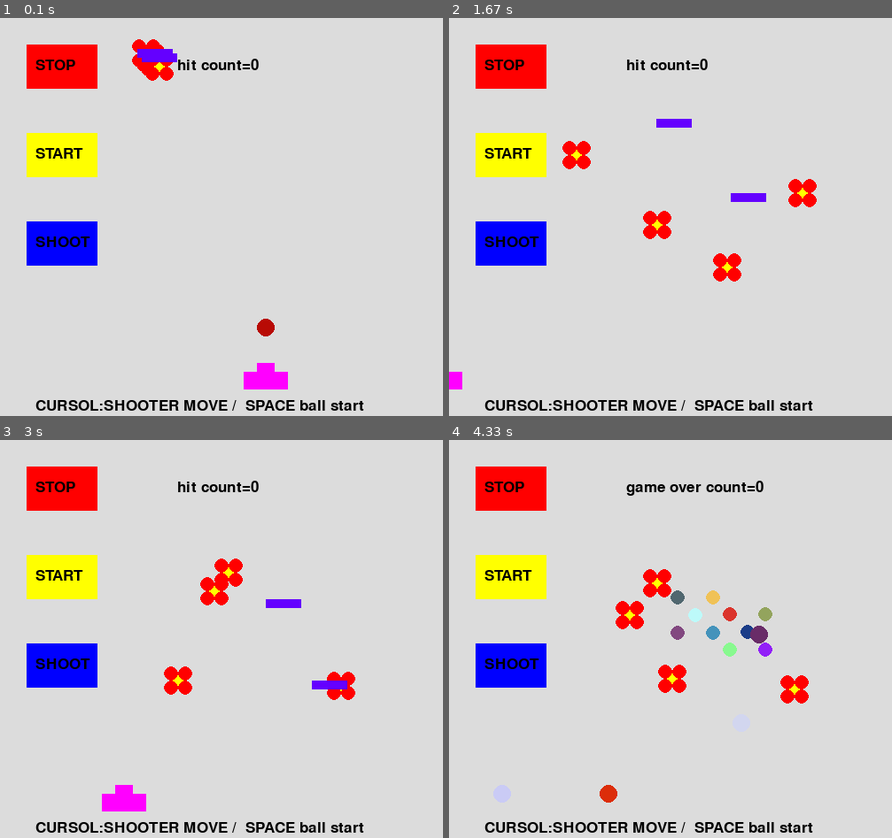
Above: before the commit, frames 1-4 (two rows, left to right).
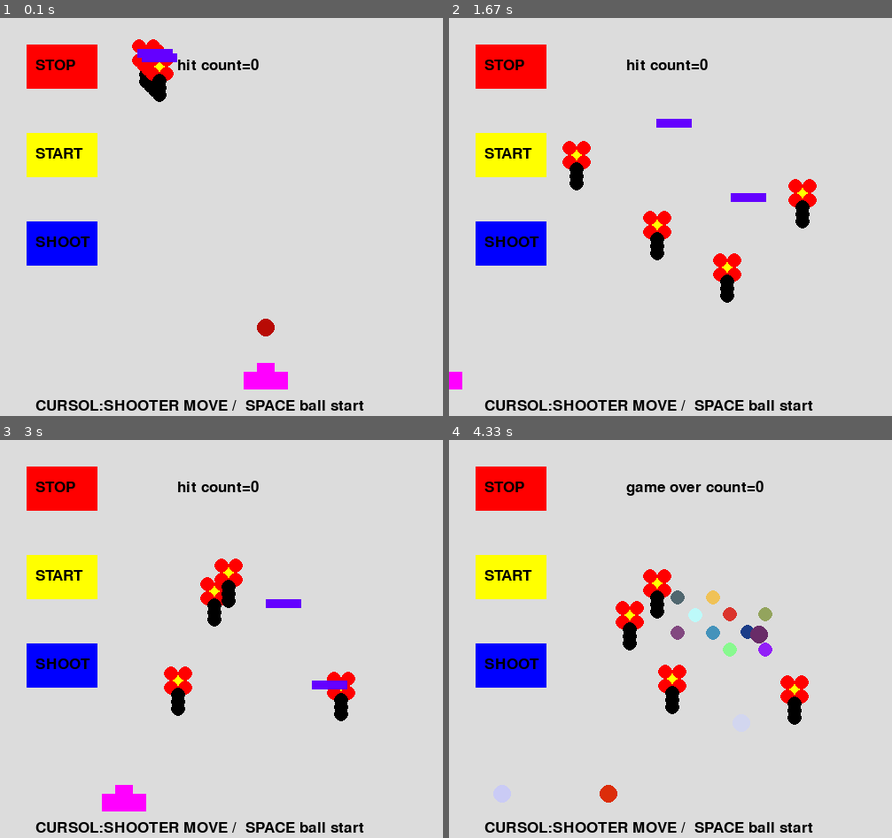
Above: after the commit, the same moments.

Repository: snc29654/pygame
Game: pygame game, started from mixtest2_class.py
The game is run twice, just before and just after one commit, with the same random seed, the same clock (stepped at 60 frames per second) and the same inputs.
Inputs:
- Up to frame 1 (0.1 s): no input
- Up to frame 2 (1.67 s): hold Left 0.33-0.87 s; hold Left 0.9-1.3 s; tap Space at 0.97, 1.27, 1.4 s; hold Right from 1.33 s (still down)
- Up to frame 3 (3 s): tap Space at 1.7, 2.07, 2.37, 2.57, 2.87 s; release Right at 1.97 s; hold Left 2-2.47 s; hold Right 2.5-2.97 s
- Up to frame 4 (4.33 s): hold Right 3-3.47 s; tap Space at 3.07, 3.37, 3.57, 3.87, 4.13 s; hold Left 3.5-4.03 s; hold Left from 4.07 s (still down)

The runs differ from the first frame. In frame 1, 0.3% of the frame differs, in the area x 31-38%, y 13-22%; in frame 2, 0.8%, in the area x 27-82%, y 36-72%; in frame 3, 0.8%; in frame 4, 0.8%.

Commit message:
的をトンボにする

Diff:
--- a/mixtest2_class.py
+++ b/mixtest2_class.py
@@ -83,6 +83,9 @@
             pygame.draw.circle(self.main_surface, (random.randint(0,255),random.randint(0,255),random.randint(0,255)), (self.x[i]-8, self.y[i]+8), self.target_size)
             pygame.draw.circle(self.main_surface, (random.randint(0,255),random.randint(0,255),random.randint(0,255)), (self.x[i]+8, self.y[i]-8), self.target_size)
             pygame.draw.circle(self.main_surface, (random.randint(0,255),random.randint(0,255),random.randint(0,255)), (self.x[i]+8, self.y[i]+8), self.target_size)
+            pygame.draw.circle(self.main_surface, (0,0,0), (self.x[i], self.y[i]+16), self.target_size)
+            pygame.draw.circle(self.main_surface, (0,0,0), (self.x[i], self.y[i]+24), self.target_size)
+            pygame.draw.circle(self.main_surface, (0,0,0), (self.x[i], self.y[i]+32), self.target_size)
 
     def make_target_out(self):
         for i in range(TARGET_COUNT):
@@ -100,6 +103,9 @@
             pygame.draw.circle(self.main_surface, (255,0,0), (self.x[i]-8, self.y[i]+8), self.target_size)
             pygame.draw.circle(self.main_surface, (255,0,0), (self.x[i]+8, self.y[i]-8), self.target_size)
             pygame.draw.circle(self.main_surface, (255,0,0), (self.x[i]+8, self.y[i]+8), self.target_size)
+            pygame.draw.circle(self.main_surface, (0,0,0), (self.x[i], self.y[i]+16), self.target_size)
+            pygame.draw.circle(self.main_surface, (0,0,0), (self.x[i], self.y[i]+24), self.target_size)
+            pygame.draw.circle(self.main_surface, (0,0,0), (self.x[i], self.y[i]+32), self.target_size)
 
     def make_taiho(self):
         pygame.draw.rect(self.main_surface, (255,0,255), (self.x3-10, self.y3-10,20,20))
